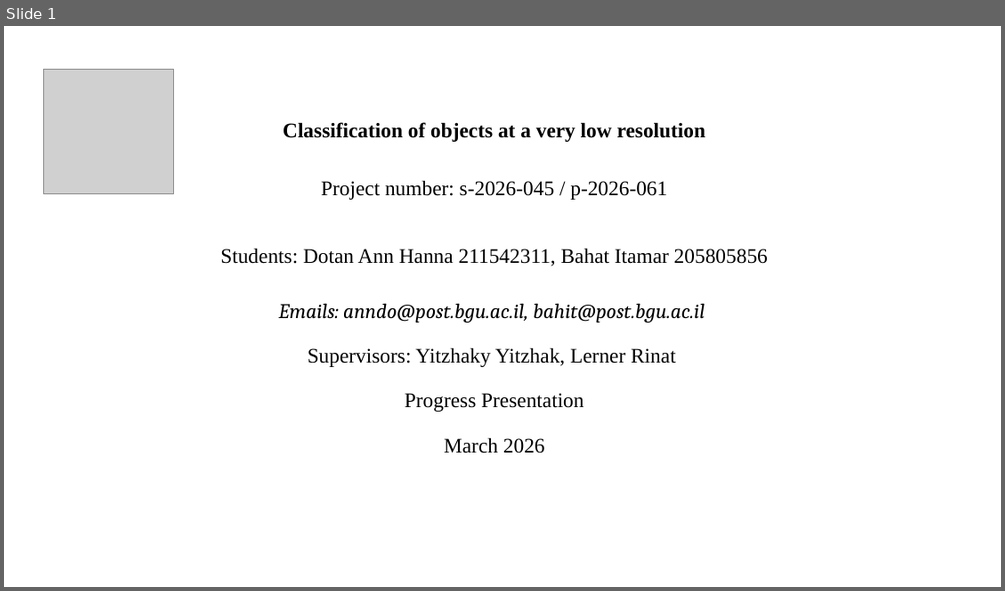
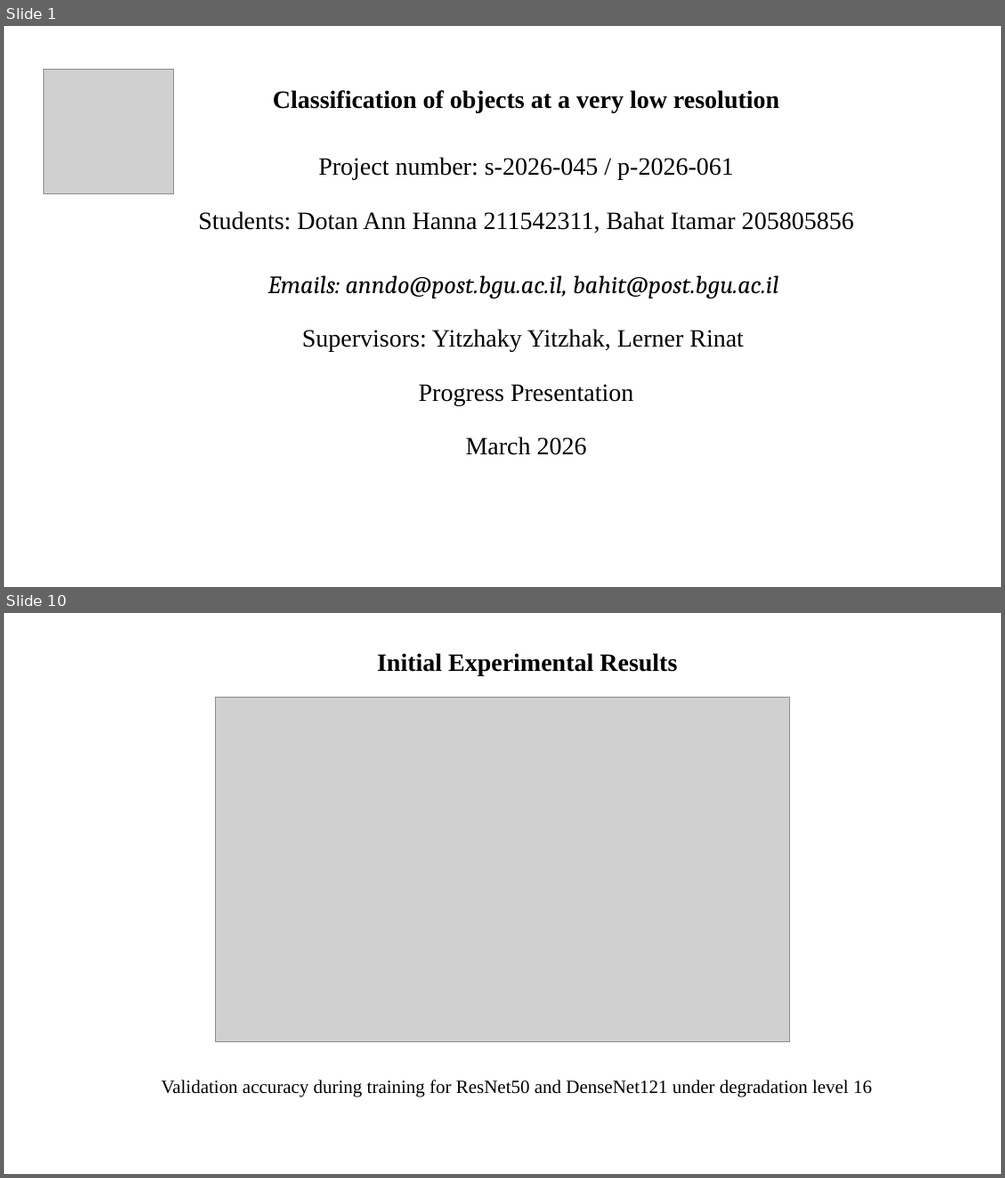
Before and after one commit to itamarbahat/NewFinalProject, a slide deck: docs/Progress_Presentation.pptx. Shown one above the other, each under a label of ours: slide 1 before the commit, slides 1 and 10 after it; the slides between them are not shown. The pictures are 1005x591 and 1005x1178 pixels, drawn with LibreOffice and Linux fonts; fonts in the diff are those of the drawing; grey boxes stand for pictures. Boxes give left, top, right and bottom in pixels: in the first picture for what was removed or moved away, otherwise in the second. Text is boxed around its words. In the diff, an @@ line names an element or a change of style, - is before the commit and + after.

Commit message:
Added experiment plots and degradation visualization for progress presentation

```diff
--- a/docs/Progress_Presentation.pptx
+++ b/docs/Progress_Presentation.pptx
@@ slide 10 added at (x1=4, y1=613, x2=1001, y2=1174), background #FFFFFF @@
@@ subtitle added at (x1=377, y1=653, x2=677, y2=675), 24 pt, text #000000, bold @@
+Initial Experimental Results
@@ picture added at (x1=216, y1=697, x2=789, y2=1041) @@
@@ text added at (x1=162, y1=1079, x2=872, y2=1097), 18 pt, text #000000 @@
+Validation accuracy during training for ResNet50 and DenseNet121 under degradation level 16
@@ slide 1 changed as well @@
@@ subtitle "Classification of objects at a ..." moved from (x1=220, y1=122, x2=768, y2=453) to (x1=198, y1=90, x2=854, y2=455) @@
@@ subtitle "Classification of objects at a ..." at (x1=198, y1=90, x2=854, y2=455): size 20 to 24 pt @@
```
Also in this commit, not shown: 13 other slides added, 10 slides removed, 8 other files.
